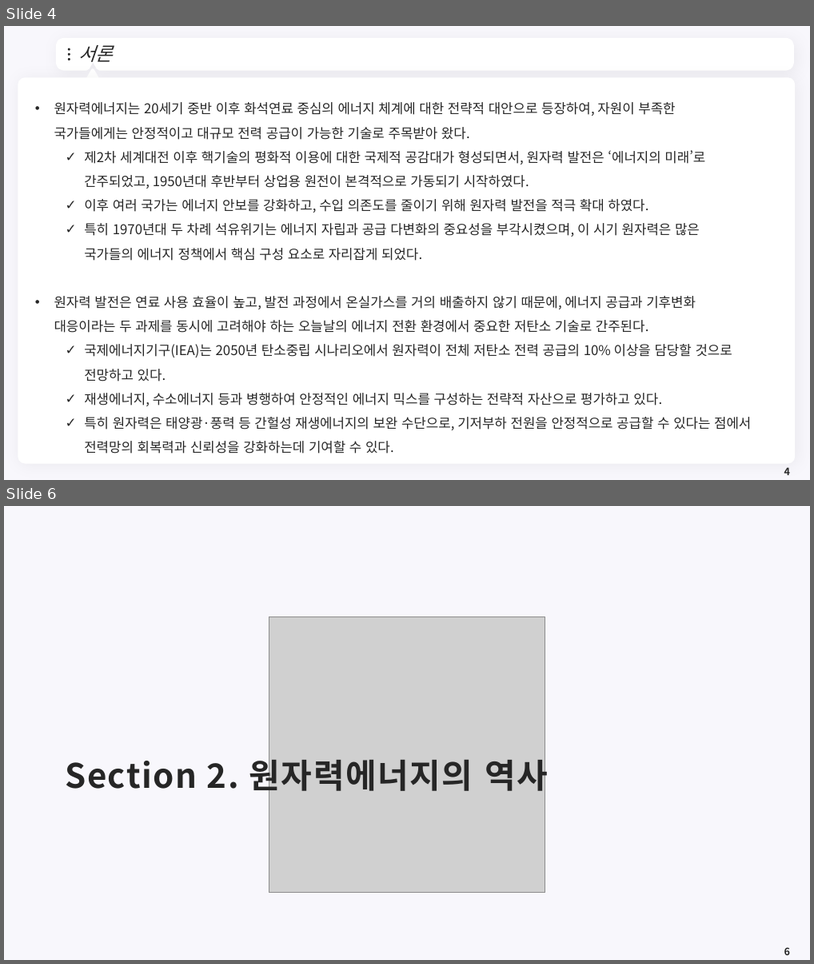
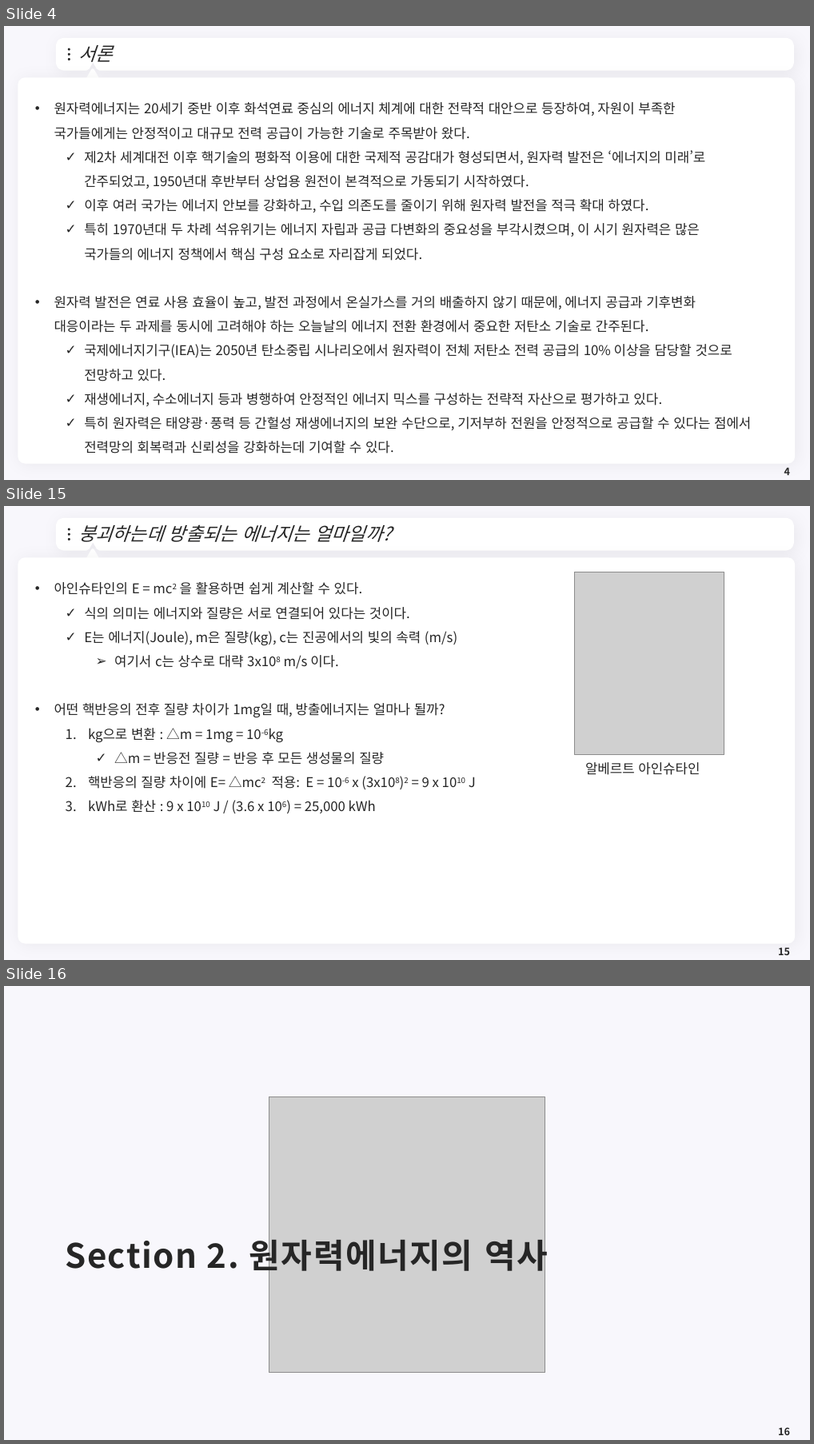
Before and after one commit to meandthey/Teaching, a slide deck: 에너지경제학/자원에너지경제학_Chapter_6 (원자력).pptx. Shown one above the other, each under a label of ours: slides 4 and 6 before the commit, slides 4, 15 and 16 after it; the slides between them are not shown. The pictures are 814x964 and 814x1444 pixels, drawn with LibreOffice and Linux fonts; fonts in the diff are those of the drawing; grey boxes stand for pictures; background and template pictures are left out. Boxes give left, top, right and bottom in pixels: in the first picture for what was removed or moved away, otherwise in the second. Text is boxed around its words. In the diff, an @@ line names an element or a change of style, - is before the commit and + after.

```diff
--- a/에너지경제학/자원에너지경제학_Chapter_6 (원자력).pptx
+++ b/에너지경제학/자원에너지경제학_Chapter_6 (원자력).pptx
@@ slide 15 added at bbox=[4, 506, 810, 960], background #F8F7FC; not listed: 7 template elements that a slide beside it also shows @@
@@ title added at bbox=[78, 524, 391, 542], 22 pt, text #262626, italic @@
+붕괴하는데 방출되는 에너지는 얼마일까?
@@ picture added at bbox=[574, 572, 724, 755] @@
@@ text added at bbox=[54, 582, 476, 813], 16 pt, text #262626 @@
+• 아인슈타인의 E = mc2 을 활용하면 쉽게 계산할 수 있다.
+  ✓ 식의 의미는 에너지와 질량은 서로 연결되어 있다는 것이다.
+  ✓ E는 에너지(Joule), m은 질량(kg), c는 진공에서의 빛의 속력 (m/s)
+    ➢ 여기서 c는 상수로 대략 3x108 m/s 이다.
+• 어떤 핵반응의 전후 질량 차이가 1mg일 때, 방출에너지는 얼마나 될까?
+  1. kg으로 변환 : △m = 1mg = 10-6kg
+    ✓ △m = 반응전 질량 = 반응 후 모든 생성물의 질량
+  2. 핵반응의 질량 차이에 E= △mc2 적용: E = 10-6 x (3x108)2 = 9 x 1010 J
+  3. kWh로 환산 : 9 x 1010 J / (3.6 x 106) = 25,000 kWh
@@ text added at bbox=[586, 762, 700, 775], 16 pt, text #262626 @@
+알베르트 아인슈타인
@@ page number added at bbox=[778, 947, 790, 955], 12 pt, text #262626, bold @@
+15
@@ what was slide 6 is now slide 16 @@
@@ page number at bbox=[778, 1427, 790, 1435]: text changed @@
-6
+16
```
Also in this commit, not shown: 2 slides changed, 10 other slides added, 2 other files.
